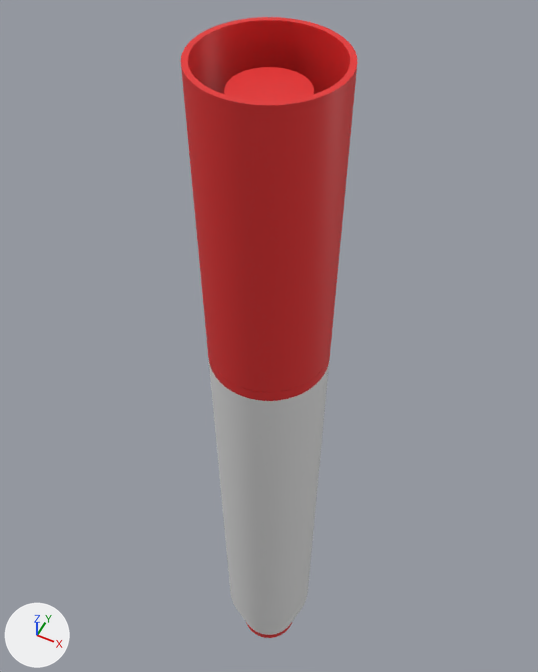
The Blender file assets/blend_files/marker_1.blend, before and after one commit.
One viewpoint serves both versions: a 50 mm lens placed at (3.58, -7.16, 13.82), pointed at (-0.83, 1.67, 2.78). The axes (+X, +Y, +Z) are drawn at lower left. The lights are the same throughout.

The scene before the commit, as lines of its bpy script (objects in view):
```python
mat_red1 = principled_material('Red1')
mat_red1.base_color = (0.8, 0.0287, 0.0287)  # red #e72f2f
me_cylinder = bpy.data.meshes.new('Cylinder')
me_cylinder.from_pydata(...)  # 5358 vertices, 5232 faces; spans x -1.0..1.0, y -1.0..1.0, z -1.52..1.0
# faces by material slot: [1026, 4206]
me_cylinder.materials.append(mat_material)  # white #e7e7e7
me_cylinder.materials.append(mat_red1)  # red #e72f2f
me_cylinder_001 = bpy.data.meshes.new('Cylinder.001')
me_cylinder_001.from_pydata(...)  # 1408 vertices, 1282 faces; spans x -1.0..1.0, y -1.0..1.0, z -1.0..1.0
me_cylinder_001.materials.append(mat_red1)  # red #e72f2f
ob_cap = bpy.data.objects.new('Cap', me_cylinder_001)
ob_cap.location = (0.0, 0.0, 7.15)
ob_cap.rotation_euler = (0.0, 3.142, 0.0)  # degrees (0, 180, 0)
ob_cap.scale = (1.0, 1.0, 2.46)
ob_marker = bpy.data.objects.new('Marker', me_cylinder)
ob_marker.location = (0.0, 0.0, 0.0)
ob_marker.scale = (1.0, 1.0, 4.84)
```
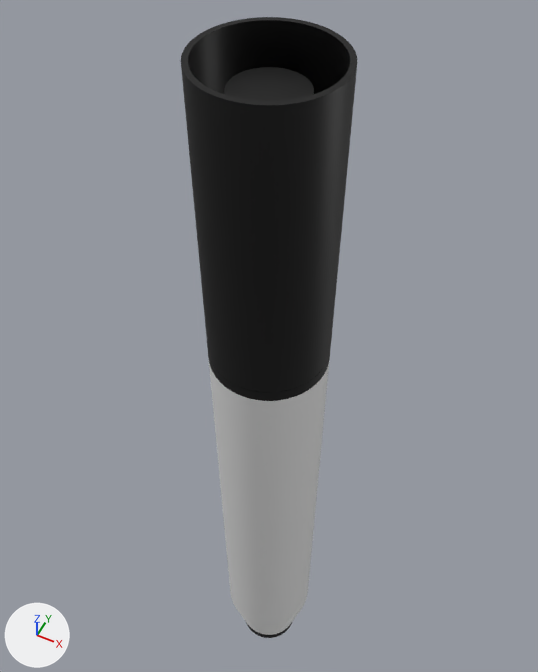
Where the change shows, as pixel boxes [x1, y1, x2, y2] in the pictures (538 x 672 px):
'Cap', recoloured (red to black): [181, 17, 357, 392] in both
'Marker', recoloured (red to black): [208, 354, 330, 638] in both

The change, as a list of edits to the scene's bpy script:
```text
Change mat_red1:
    mat_red1.base_color: (0.8, 0.0287, 0.0287) -> (0.0, 0.0, 0.0)  # red #e72f2f -> black #000000
```
